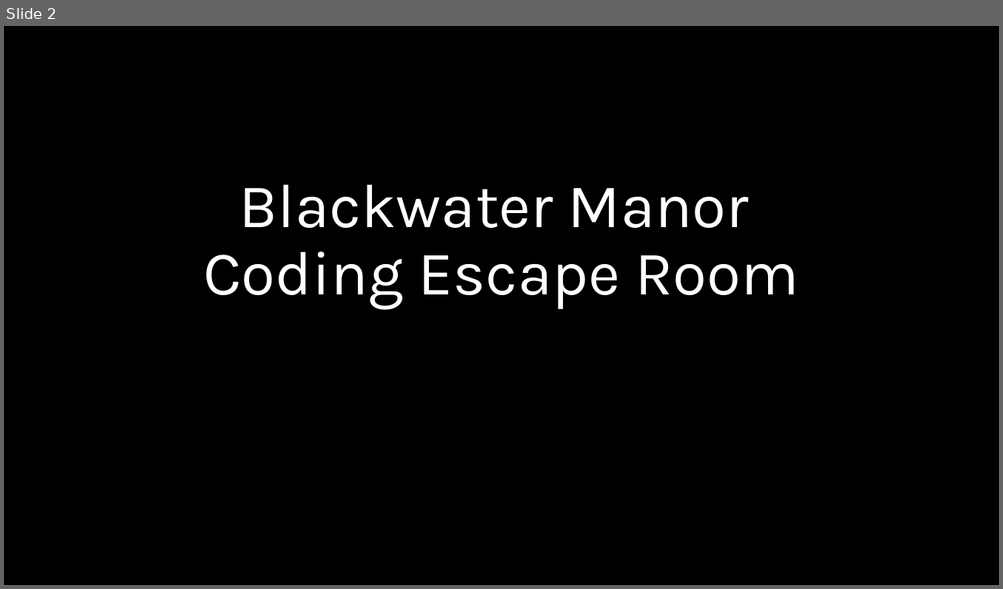
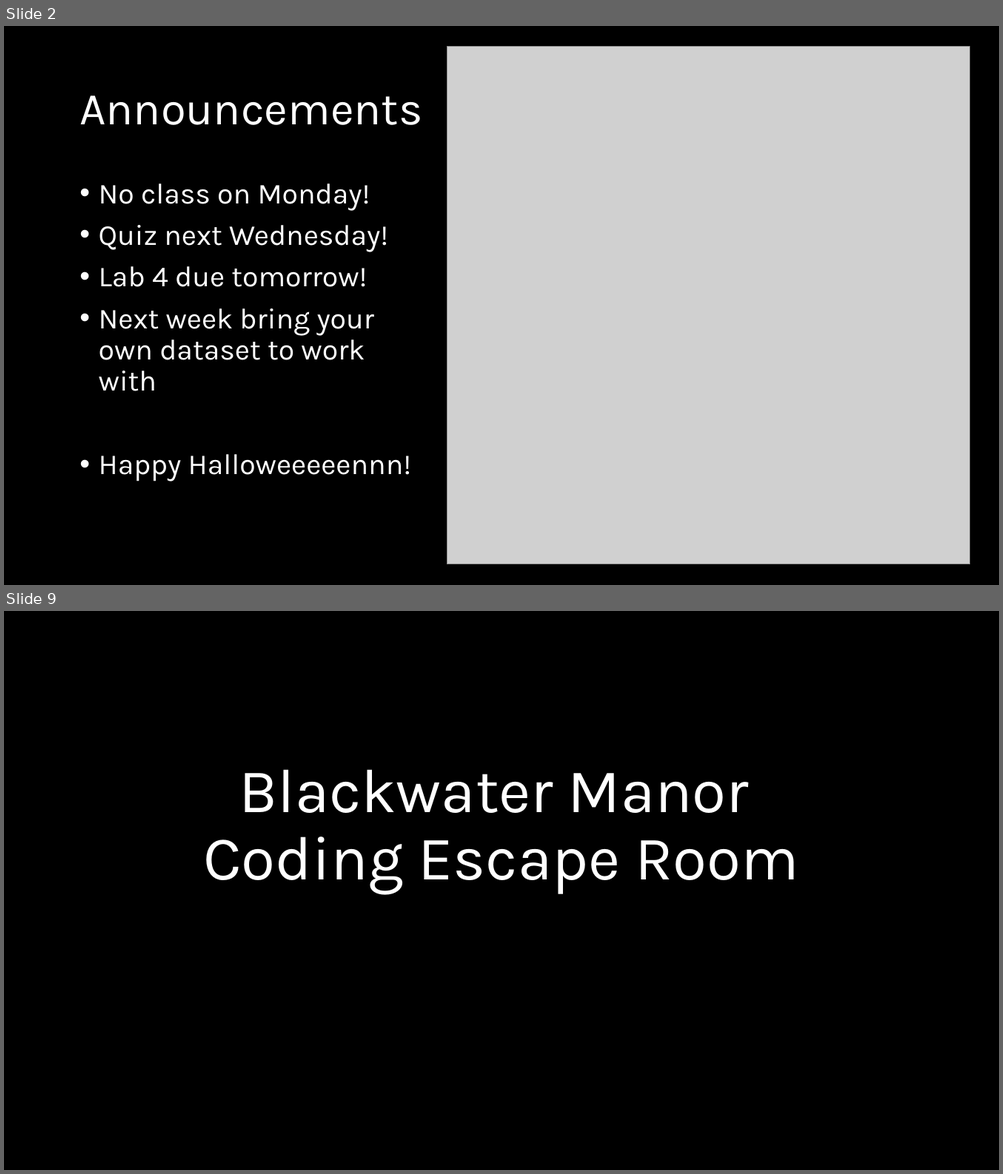
Before and after one commit to kmblincow/MES503Lab, a slide deck: Week 11/Lab 11 Halloween AnalysisofFrequencies.pptx. Shown one above the other, each under a label of ours: slide 2 before the commit, slides 2 and 9 after it; the slides between them are not shown. The pictures are 1003x589 and 1003x1174 pixels, drawn with LibreOffice and Linux fonts; fonts in the diff are those of the drawing; grey boxes stand for pictures. Boxes give left, top, right and bottom in pixels: in the first picture for what was removed or moved away, otherwise in the second. Text is boxed around its words. In the diff, an @@ line names an element or a change of style, - is before the commit and + after.

```diff
--- a/Week 11/Lab 11 Halloween AnalysisofFrequencies.pptx
+++ b/Week 11/Lab 11 Halloween AnalysisofFrequencies.pptx
@@ slide 2 added at box(4, 26, 999, 585), background #000000 @@
@@ picture added at box(447, 47, 970, 565) @@
@@ title added at box(79, 96, 422, 125), 44 pt, text #FFFFFF @@
+Announcements
@@ text added at box(99, 184, 412, 482), 28 pt, text #FFFFFF @@
+• No class on Monday!
+• Quiz next Wednesday!
+• Lab 4 due tomorrow!
+• Next week bring your own dataset to work with
+• Happy Halloweeeeennn!
@@ what was slide 2 is now slide 9 @@
```
Also in this commit, not shown: 7 other slides added, 1 slide removed, 4 other files.
